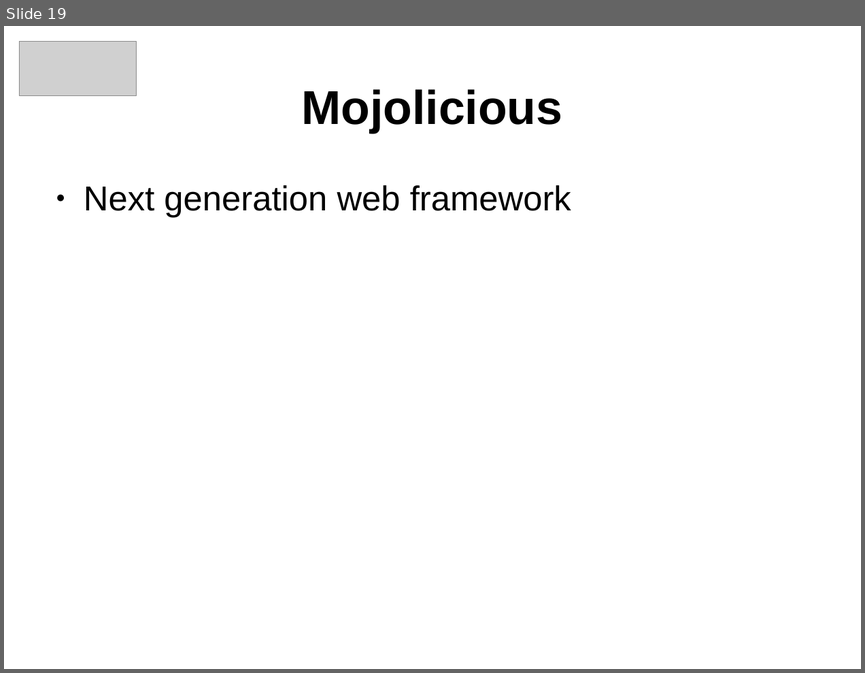
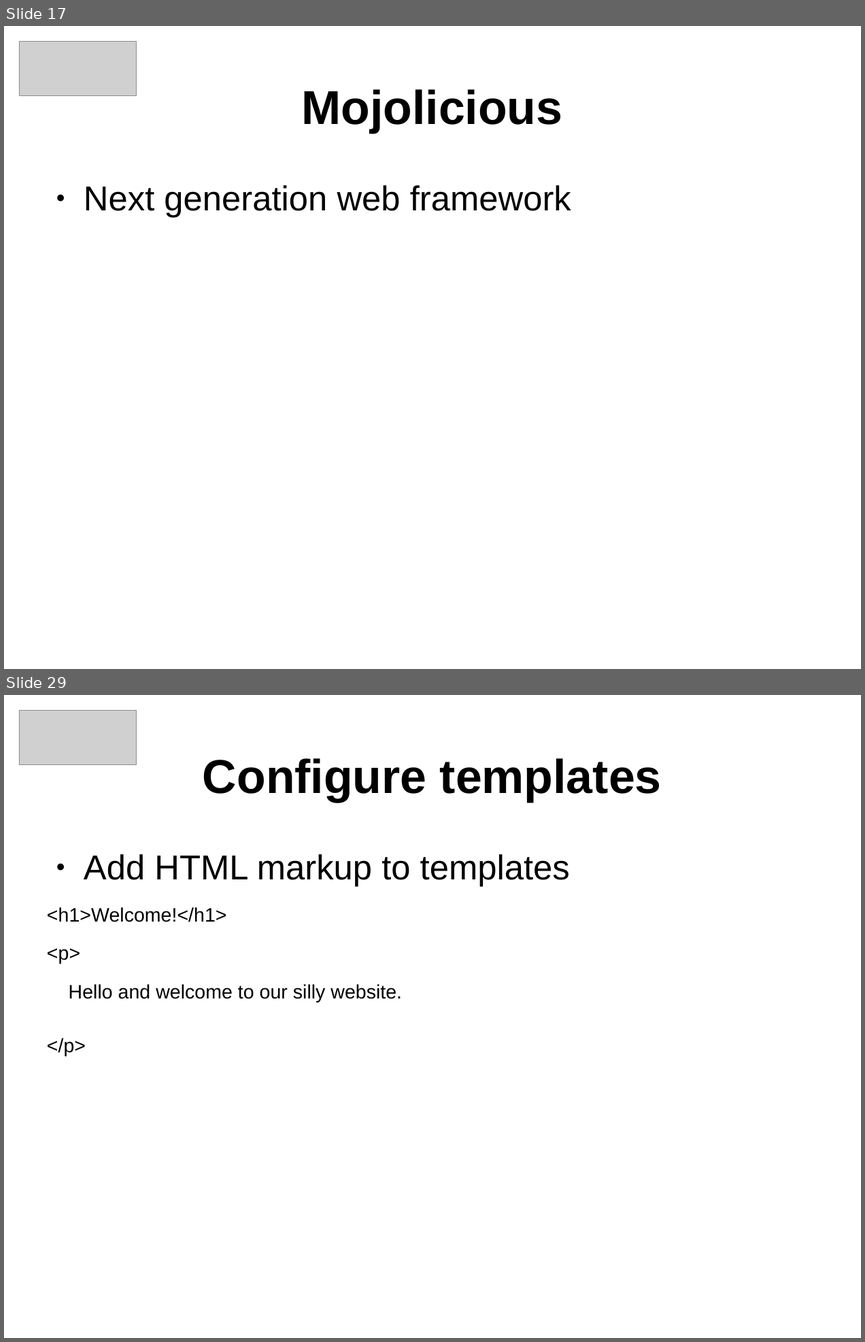
Before and after one commit to arpadszasz/perl-hosting-beginners-talk, a slide deck: clujpm-march2013-talk.odp. Shown one above the other, each under a label of ours: slide 19 before the commit, slides 17 and 29 after it; the slides between them are not shown. The pictures are 865x673 and 865x1342 pixels, drawn with LibreOffice and Linux fonts; fonts in the diff are those of the drawing; grey boxes stand for pictures. Boxes give left, top, right and bottom in pixels: in the first picture for what was removed or moved away, otherwise in the second. Text is boxed around its words. In the diff, an @@ line names an element or a change of style, - is before the commit and + after.

```diff
--- a/clujpm-march2013-talk.odp
+++ b/clujpm-march2013-talk.odp
@@ slide 29 added at [4,695,861,1338], background #FFFFFF @@
@@ picture added at [20,711,136,765] @@
@@ title added at [203,758,662,802], 44 pt, text #000000, bold @@
+Configure templates
@@ text added at [47,854,570,1056], 18 pt, text #000000 @@
+● Add HTML markup to templates
+<h1>Welcome!</h1>
+<p>
+Hello and welcome to our silly website.
+</p>
@@ what was slide 19 is now slide 17 @@
```
Also in this commit, not shown: 19 slides changed, 3 other slides added, 2 slides removed, 1 other file.
